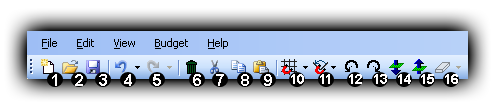
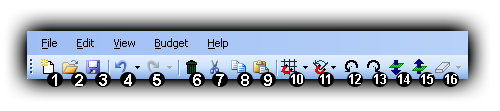
Layered file, before and after one edit (500px x 111px). Changes by layer:
painted on "16" (2nd of 2, in "16") over [451, 74, 458, 84]
painted on "Shape 1 copy 15", masked it over [443, 72, 459, 87]
painted on "15" (2nd of 2, in "15") over [427, 74, 434, 83]
painted on "Shape 1 copy 14", masked it over [419, 72, 435, 87]
painted on "14" (2nd of 2, in "14") over [404, 74, 411, 84]
painted on "Shape 1 copy 13", masked it over [396, 72, 412, 87]
painted on "13" (2nd of 2, in "13") over [380, 74, 387, 84]
painted on "Shape 1 copy 12", masked it over [372, 72, 388, 87]
painted on "12" (2nd of 2, in "12") over [355, 74, 362, 84]
painted on "Shape 1 copy 11", masked it over [347, 72, 363, 87]
painted on "Shape 1 copy 10", masked it over [318, 72, 334, 87]
painted on "10" (2nd of 2, in "10") over [297, 74, 304, 84]
painted on "Shape 1 copy 9", masked it over [289, 72, 305, 87]
painted on "Shape 1 copy 8", masked it over [260, 72, 276, 87]
painted on "Shape 1 copy 7", masked it over [237, 72, 253, 87]
painted on "Shape 1 copy 6", masked it over [212, 72, 228, 87]
painted on "Shape 1 copy 5", masked it over [189, 72, 205, 87]
painted on "Shape 1 copy 4", masked it over [149, 72, 165, 87]
painted on "Shape 1 copy 3", masked it over [120, 72, 136, 87]
painted on "Shape 1 copy 2", masked it over [95, 72, 111, 87]
painted on "Shape 1", masked it over [71, 72, 87, 87]
painted on "Shape 1 copy", masked it over [47, 72, 63, 87]
